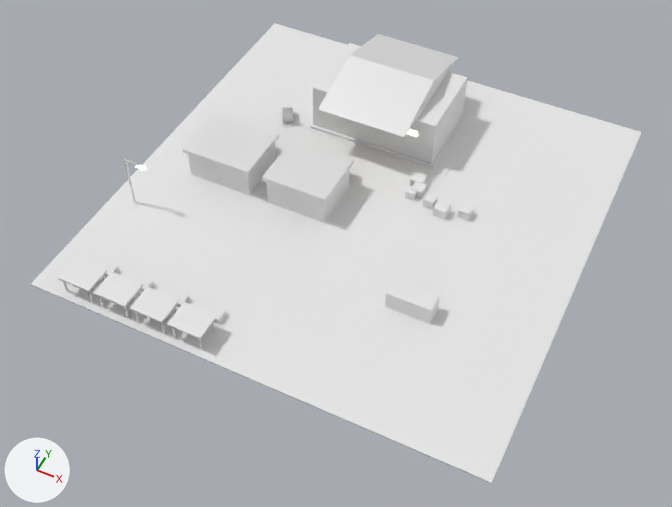
Two versions of the FBX model Assets/Art/KayseriIsland/Models/Coal/Phase1/Market_P1.fbx, one commit apart.
Camera for both pictures: a camera (50 mm lens) standing at (43.8, -223.9, 110.8) and looking at (0.5, -137.3, 2.6). The lights are fixed; the arrows at lower left show +X, +Y and +Z. The picture after the commit comes second. Where no turn or scale is listed for an object, it has been applied to the vertices.

Names of what the first picture shows: 'Market.Goods', 'Market.Pad', 'Market.Shop0', 'Market.Shop1', 'Market.Stalls', 'Market.WH1' and 2 more.
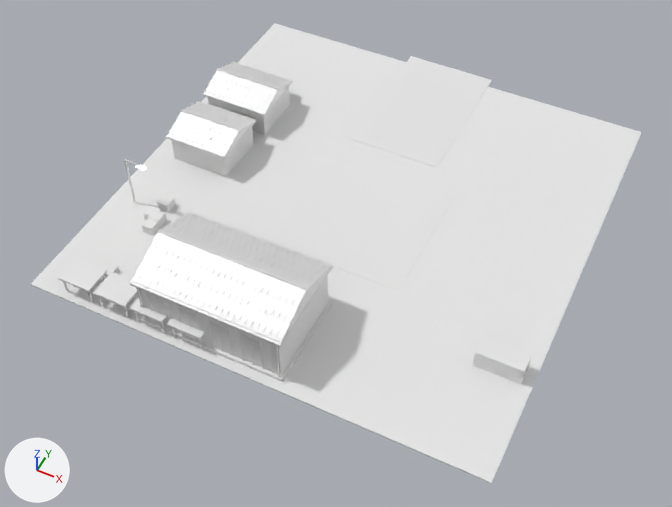
Changed parts and their boxes [x1, y1, x2, y2] in the pictures (672 x 507 px; the box of a moved part takes in the faces that stretch with it):
'Market.WH1', reshaped, moved (30% wider, 27% taller)
    before: [310, 34, 467, 168]
    after: [130, 211, 334, 382]
'Market.Shop1', reshaped, moved (8% shorter)
    before: [262, 139, 354, 222]
    after: [166, 101, 256, 177]
'Market.Shop0', reshaped, moved (6% narrower, 12% shorter)
    before: [183, 113, 279, 195]
    after: [203, 62, 293, 134]
part 1 of me_market_shop0_001, reshaped
    before: [183, 113, 279, 175]
    after: [203, 62, 293, 116]
part 2 of me_market_goods_001, moved or reshaped
    before: [411, 181, 427, 199]
    after: [142, 218, 159, 235]
part 3 of me_market_goods_001, moved or reshaped
    before: [433, 200, 451, 220]
    after: [157, 194, 175, 213]
part 4 of me_market_goods_001, moved or reshaped
    before: [410, 172, 427, 186]
    after: [148, 209, 166, 228]
part 5 of me_market_goods_001, moved or reshaped
    before: [405, 185, 417, 200]
    after: [149, 198, 160, 208]
part 6 of me_market_goods_001, moved or reshaped
    before: [422, 192, 438, 210]
    after: [145, 205, 161, 214]
part 7 of me_market_goods_001, moved or reshaped
    before: [457, 202, 474, 221]
    after: [143, 206, 150, 220]
part 8 of me_market_goods_001, moved or reshaped
    before: [385, 292, 439, 324]
    after: [473, 351, 531, 384]
part 9 of me_market_shop1_001, reshaped
    before: [262, 148, 354, 203]
    after: [166, 101, 256, 159]
part 10 of me_market_wh1_001, rebuilt (45% wider, 28% taller)
    before: [318, 34, 458, 137]
    after: [130, 212, 333, 344]
part 11 of me_market_wh1_001, added
    after: [130, 211, 334, 377]

What the commit changed:
Material 'wood' (mat_wood) is new.
Its base color is (0.8, 0.8, 0.8) (white #e7e7e7).
Its roughness is 0.9.
me_market_goods_001 is used by ob_market_goods; location (0.0, 0.0, 5.0).
me_market_goods_001 had 56 vertices, 84 faces and spanned x 5.7..19.5, y -145.5..-119.1, z 0.3..3.3.
me_market_goods_001 now has 56 vertices, 84 faces and spans x -29.0..34.5, y -149.5..-141.6, z 0.3..3.3.
me_market_goods_001 part 2: the loose piece of 8 vertices spanning x 6.7..8.6, y -122.9..-121.0, z 0.3..1.8 is moved by (-33.9, -25.9, 0.0).
me_market_goods_001 part 3: the loose piece of 8 vertices spanning x 11.6..13.7, y -125.5..-123.4, z 0.3..2.0 is moved by (-39.5, -18.2, 0.0).
me_market_goods_001 part 4: the loose piece of 8 vertices spanning x 5.7..7.8, y -121.1..-119.1, z 0.3..1.9 is moved by (-33.0, -25.9, 0.0).
me_market_goods_001 part 5: the loose piece of 8 vertices spanning x 6.1..7.7, y -123.7..-122.1, z 0.3..1.6 is moved by (-35.1, -20.5, 0.0).
me_market_goods_001 part 6: the loose piece of 8 vertices spanning x 9.3..11.1, y -124.3..-122.5, z 0.3..1.8 is moved by (-37.6, -22.0, 0.0).
me_market_goods_001 part 7: the loose piece of 8 vertices spanning x 15.1..17.1, y -124.1..-122.2, z 0.3..1.8 is moved by (-43.6, -22.5, -0.1).
me_market_goods_001 part 8: the loose piece of 8 vertices spanning x 12.5..19.5, y -145.5..-142.5, z 0.3..3.3 is moved by (15.0, -4.0, 0.0).
me_market_shop0_001 is used by ob_market_shop0; location (-22.0, -130.0, 5.3).
me_market_shop0_001 had 40 vertices, 60 faces and spanned x -6.0..6.0, y -5.0..7.09, z 0.0..5.7.
me_market_shop0_001 now has 798 vertices, 1196 faces and spans x -6.07..6.07, y -5.07..7.09, z 0.0..6.9.
me_market_shop0_001 part 1: 4 vertices removed from x -6.0..6.0, y -5.0..5.0, z 5.7; 522 vertices added at x -6.07..6.07, y -5.07..5.07, z 0.15..6.9.
Other edits to the shape of me_market_shop0_001 do not show in these pictures.
me_market_shop0_001 gains material mat_steel_dk (white #e7e7e7).
me_market_shop0_001 gains material mat_wood (white #e7e7e7).
me_market_wh1_001 is used by ob_market_wh1; location (-4.0, -108.0, 5.3).
me_market_wh1_001 had 70 vertices, 104 faces and spanned x -11.5..11.5, y -11.6..11.6, z 0.0..11.6.
me_market_wh1_001 now has 1774 vertices, 2660 faces and spans x -11.7..11.7, y -7.7..7.7, z 0.0..11.7.
me_market_wh1_001 part 10: the loose piece of 6 vertices spanning x -7.6..7.6, y -11.6..11.6, z 8.5..11.6 is rebuilt with 6 vertices and now spans x -11.6..11.6, y -7.6..7.6, z 8.5..11.6.
me_market_wh1_001 part 11: 1464 vertices added at x -11.7..11.7, y -7.7..7.7, z 0.5..11.7.
Other edits to the shape of me_market_wh1_001 do not show in these pictures.
me_market_wh1_001 gains material mat_steel (white #e7e7e7).
me_market_shop1_001 is used by ob_market_shop1; location (-8.0, -130.0, 5.3).
me_market_shop1_001 had 40 vertices, 60 faces and spanned x -5.5..5.5, y -5.0..7.09, z 0.0..5.7.
me_market_shop1_001 now has 750 vertices, 1124 faces and spans x -5.57..5.57, y -5.07..7.09, z 0.0..6.9.
me_market_shop1_001 part 9: 4 vertices removed from x -5.5..5.5, y -5.0..5.0, z 5.7; 474 vertices added at x -5.57..5.57, y -5.07..5.07, z 0.15..6.9.
Other edits to the shape of me_market_shop1_001 do not show in these pictures.
me_market_shop1_001 gains material mat_steel_dk (white #e7e7e7).
me_market_shop1_001 gains material mat_wood (white #e7e7e7).
Object 'Market.Shop0' (ob_market_shop0) moves from (-22.0, -130.0, 5.3) to (-27.0, -116.0, 5.3).
Object 'Market.WH1' (ob_market_wh1) moves from (-4.0, -108.0, 5.3) to (-6.0, -156.0, 5.3).
Object 'Market.Shop1' (ob_market_shop1) moves from (-8.0, -130.0, 5.3) to (-27.0, -128.0, 5.3).
